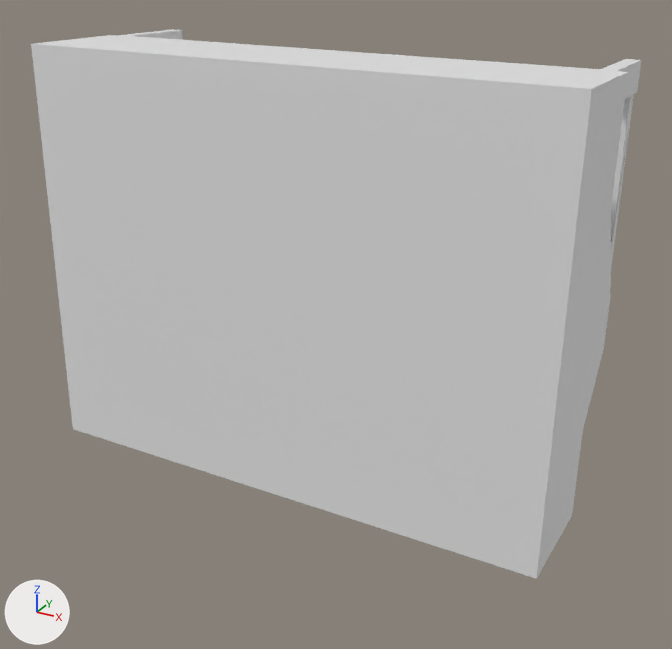
An edit to the OBJ model resources/models/Normalized/PianoBoard/D00332.obj, drawn before and after from the same camera.
Both versions are drawn from a camera (50 mm lens) standing at (0.821, -1.406, 0.64) and looking at (0.056, -0.016, -0.055). The axes (+X, +Y, +Z) are drawn at lower left. The lights are the same throughout. Where no turn or scale is listed for an object, it has been applied to the vertices.

Objects in the first picture: 'D00332'.
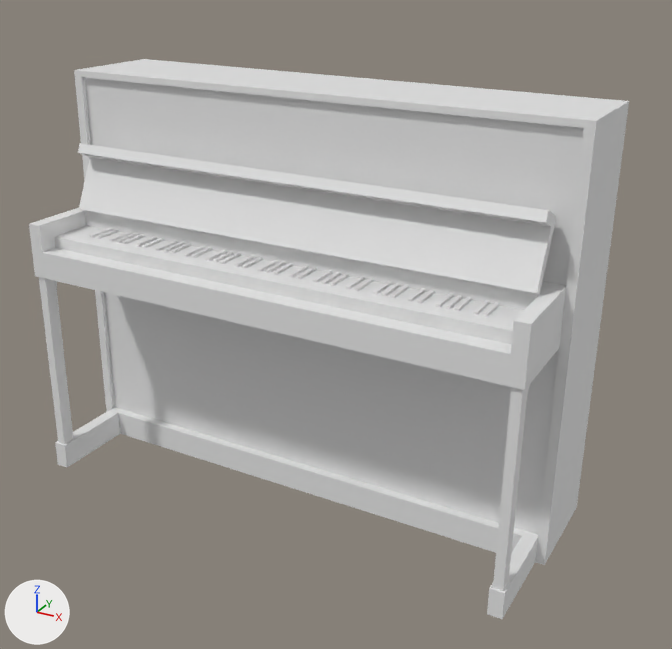
Edits to the bpy script that builds the scene:
```text
Change me_d00332:
    used by ob_d00332; location = (0.0, 0.0, 0.0)
    remove me_d00332.from_pydata(...)  # 5486 vertices, 9527 faces; spans x -0.481..0.519, y -0.185..0.216, z -0.348..0.434
    add me_d00332.from_pydata(...)  # 4710 vertices, 8416 faces; spans x -0.5..0.5, y -0.233..0.163, z -0.41..0.37
    me_d00332 part 1: the loose piece of 148 vertices spanning x -0.481..0.519, y -0.185..0.216, z -0.348..0.434 is rebuilt with 1861 vertices and now spans x -0.5..0.5, y -0.233..0.163, z -0.41..0.37
    me_d00332 part 2: 2849 vertices added at x -0.398..0.395, y -0.156..-0.101, z 0.082..0.087
```

Changed parts and their boxes (x1, y1, x2, y2) in the pictures (672 x 649 px):
'D00332', reshaped
    before: (31, 29, 642, 579)
    after: (29, 59, 629, 619)
part 1 of me_d00332, rebuilt
    before: (31, 29, 642, 579)
    after: (29, 59, 629, 619)
part 2 of me_d00332, added
    after: (90, 228, 499, 317)
